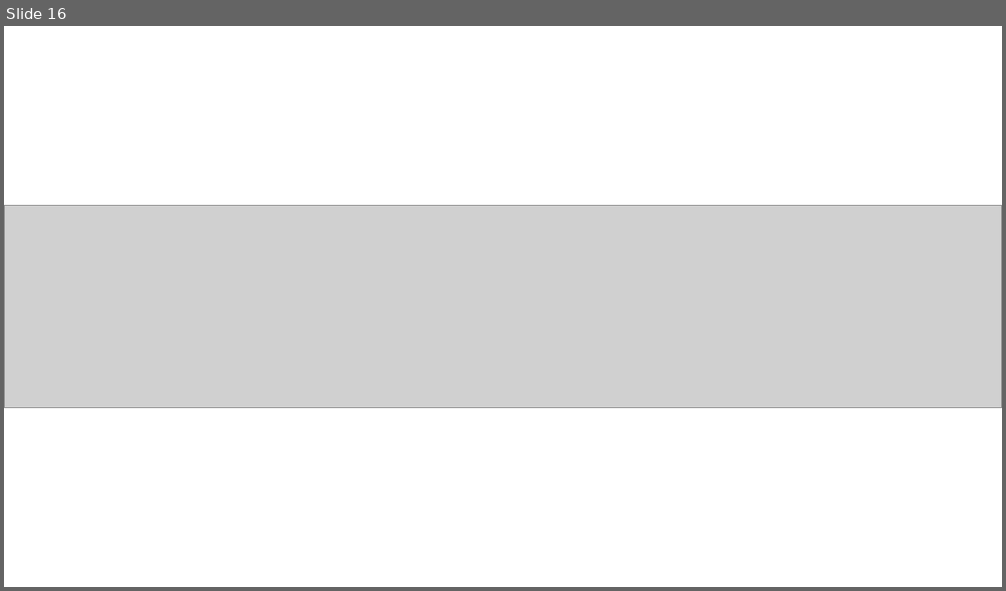
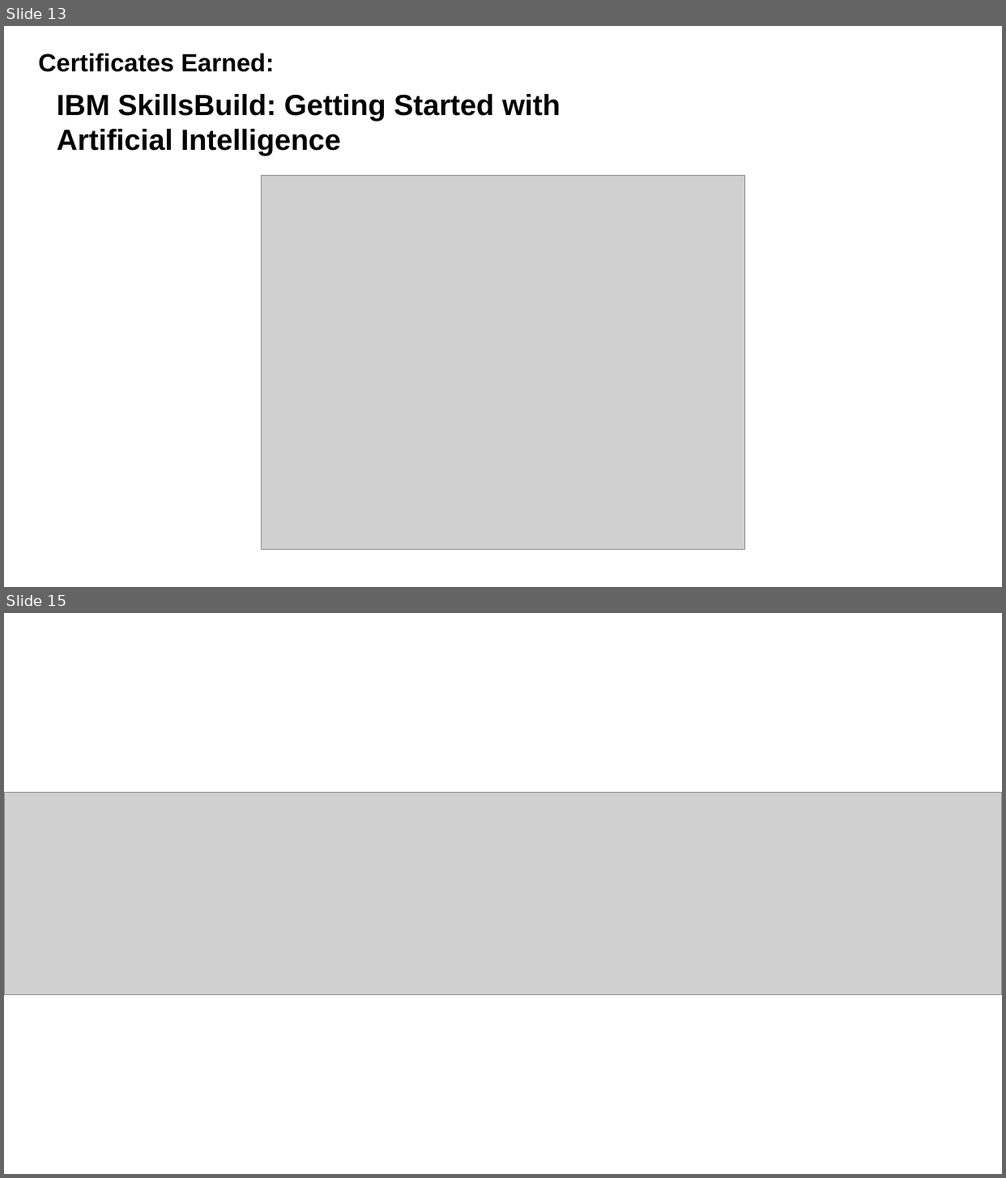
Before and after one commit to udhaya-0811/Interview-Trainer-Agent-Project, a slide deck: Interview_Trainer_Agent_Submission.pptx. Shown one above the other, each under a label of ours: slide 16 before the commit, slides 13 and 15 after it; the slides between them are not shown. The pictures are 1006x591 and 1006x1178 pixels, drawn with LibreOffice and Linux fonts; fonts in the diff are those of the drawing; grey boxes stand for pictures. Boxes give left, top, right and bottom in pixels: in the first picture for what was removed or moved away, otherwise in the second. Text is boxed around its words. In the diff, an @@ line names an element or a change of style, - is before the commit and + after.

```diff
--- a/Interview_Trainer_Agent_Submission.pptx
+++ b/Interview_Trainer_Agent_Submission.pptx
@@ slide 13 added at (4, 26, 1002, 587), background #FFFFFF @@
@@ text added at (38, 53, 275, 72), 24 pt, text #000000, bold @@
+Certificates Earned:
@@ text added at (57, 94, 560, 156), 28 pt, text #000000, bold @@
+IBM SkillsBuild: Getting Started with Artificial Intelligence
@@ picture added at (261, 176, 745, 550) @@
@@ what was slide 16 is now slide 15 @@
```
Also in this commit, not shown: 12 slides changed, 1 other slide added, 3 slides removed, 2 other files.
